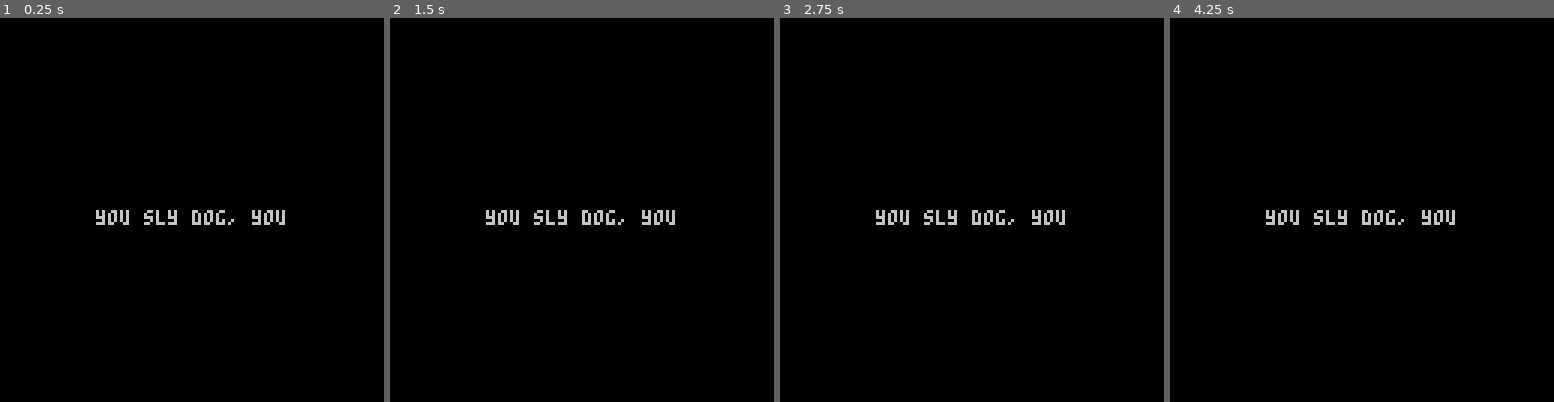
Above: before the commit, frames 1-4 (left to right).
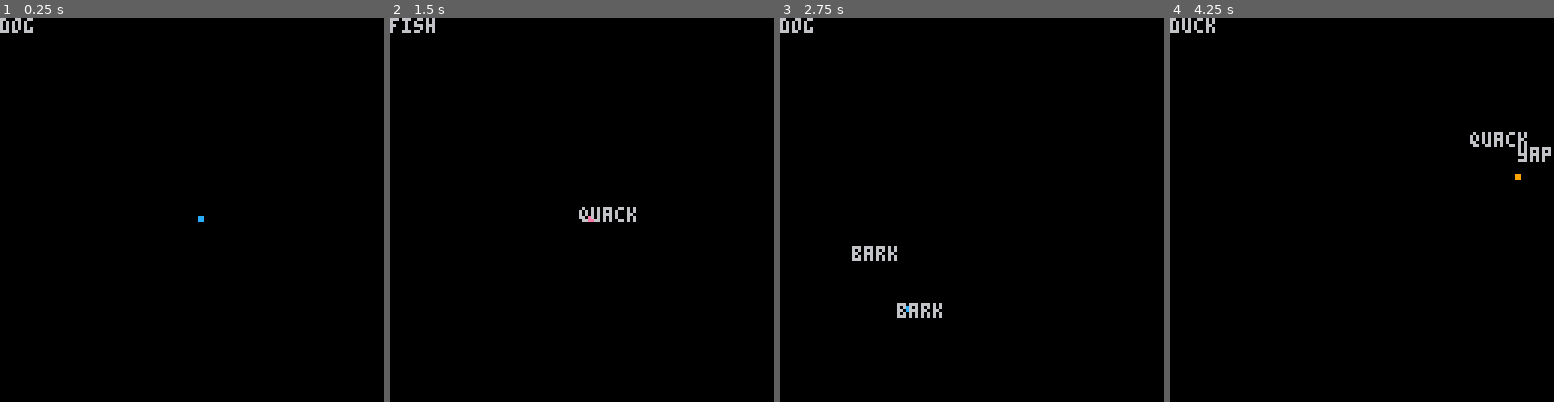
Above: after the commit, the same moments.

Repository: kitasuna/sheepdoggin
Game: PICO-8 cartridge sheepdoggin.p8
Two runs of this game, one before a commit and one after it. Both use one fixed random seed, a clock stepped at 60 frames per second and the inputs below.
Inputs:
- Up to frame 1 (0.25 s): no input
- Up to frame 2 (1.5 s): tap O (Z key) at 0.33, 0.7, 1.43 s; tap X (X key) at 1.07 s
- Up to frame 3 (2.75 s): hold Left 1.97-2.37 s; tap X (X key) at 2.07, 2.4, 2.73 s; tap O (Z key) at 2.22 s; hold Down from 2.42 s (still down)
- Up to frame 4 (4.25 s): release Down at 2.82 s; hold Right 2.87-3.53 s; tap X (X key) every 0.33 s from 3.07 to 4.07 s; tap O (Z key) at 3.1, 3.98 s; hold Up 3.58-4.08 s; hold Right from 4.13 s (still down)

The runs differ from the first frame. In frame 1, 0.9% of the frame differs, in the area x 0-75%, y 0-54%; in frame 2, 1.2%; in frame 3, 1.5%; in frame 4, 1.5%, in the area x 0-100%, y 0-54%.

Commit message:
basic player movement and barks

Diff:
--- a/_game.lua
+++ b/_game.lua
@@ -1,7 +1,8 @@
 function update_game(dt)
+  player:update()
 end
 
 function draw_game(dt)
   cls()
-  print("you sly dog, you", 32, 64)
+  player:draw()
 end
--- a/player.lua
+++ b/player.lua
@@ -1 +1,161 @@
 -- for player code
+player = {
+        x = 63,
+        y = 63,
+        dx = 0,
+        dy = 0,
+        max_dx = 1,
+        max_dy = 1,
+        acc = 0.25,
+        waddle = 0,
+        friction = 0.85,
+        flop = 0,
+        sprite = 1,
+        text = "bark",
+        mask = "dog",
+        bark = 1,
+        update = function(self)
+            self.dy *= self.friction
+            self.dx *= self.friction
+
+    -- controls
+			if btn(⬆️) then
+                self.dy -= self.acc
+                self.dx += rnd(self.waddle)
+                self.dx -= rnd(self.waddle)
+            end
+            if btn(⬇️) then
+                self.dy += self.acc
+                self.dx += rnd(self.waddle)
+                self.dx -= rnd(self.waddle)
+            end
+            if btn(⬅️) then
+                self.dx -= self.acc
+                self.dy += rnd(self.waddle)
+                self.dy -= rnd(self.waddle)
+            end
+            if btn(➡️) then
+                self.dx += self.acc
+                self.dy += rnd(self.waddle)
+                self.dy -= rnd(self.waddle)
+            end
+            if btnp(4) then
+                if self.mask == "dog" then
+                    self.mask = "chihuahua"
+                elseif self.mask == "chihuahua" then
+                    self.mask = "duck"
+                elseif self.mask == "duck" then
+                    self.mask = "fish"
+                elseif self.mask == "fish" then
+                    self.mask = "dog"
+                end
+            end
+            if (btnp(5)) new_bark(self.x + self.dx, self.y + self.dy, 4, 4, self.sound*self.dx, self.sound*self.dy)
+            local i, j=1, 1
+            while(objects[i]) do
+                if objects[i]:update() then
+                    if(i!=j) objects[j] = objects[i] objects[i] = nil
+                    j += 1
+                else
+                    objects[i] = nil
+                end
+                i += 1
+            end
+
+            if btn(⬆️) == false and btn(⬇️) == false and btn(⬅️) == false and btn(➡️) == false then
+                self.dx += rnd(self.flop)
+                self.dx -= rnd(self.flop)
+                self.dy += rnd(self.flop)
+                self.dy -= rnd(self.flop)
+            end
+
+            self.dx = mid(-self.max_dx, self.dx, self.max_dx)
+            self.dy = mid(-self.max_dy, self.dy, self.max_dy)
+            self.x += self.dx
+            self.y += self.dy
+
+     --masks
+            if self.mask == "dog" then
+    	        self.acc = 0.25
+                self.max_dx = 1
+                self.max_dy = 1
+                self.waddle = 0
+    	        self.sprite = 129
+                self.friction = 0.85
+                self.flop = 0
+                self.text = "bark"
+                self.sound = 2
+            end
+            if self.mask == "chihuahua" then
+                self.acc = 0.5
+                self.max_dx = 2
+                self.max_dy = 2
+                self.waddle = 0
+                self.sprite = 130
+                self.friction = 0.85
+                self.flop = 0
+                self.text = "yap"
+                self.sound = 1
+            end
+            if self.mask == "duck" then
+                self.acc = 0.15
+                self.max_dx = 0.75
+                self.max_dy = 0.75
+                self.waddle = 0.6
+                self.sprite = 131
+                self.friction = 0.85
+                self.flop = 0
+                self.text = "quack"
+                self.sound = 2
+            end
+            if self.mask == "fish" then
+                self.acc = 0.10
+                self.max_dx = 3
+                self.max_dy = 3
+                self.waddle = 0
+                self.sprite = 132
+                self.friction = 0.97
+                self.flop = 0.2
+                self.text = "flop"
+                self.sound = 0.1
+            end
+
+        end,
+
+        draw = function(self)
+            cls()
+            spr(self.sprite, self.x, self.y)
+            for b in all(objects) do
+                b:draw()
+            end
+            print(player.mask, 0, 0)
+        end
+    }
+
+-- handling barks
+objects = {}
+function bark_draw(o)
+    print(o.text, o.x, o.y)
+    --spr(o.sprite, o.x, o.y, 2, 1)
+end
+
+function bark_update(b)
+    b.dy *= 0.97
+    b.dx *= 0.97
+    b.x += b.dx
+    b.y += b.dy
+    b.time -= 1
+    return b.time > 0
+end
+
+function new_bark(x, y, w, h, dx, dy)
+    local b = {
+        x=x, y=y, dx=dx, dy=dy, w=w, h=h,
+        time = 40,
+        update = bark_update,
+        text = player.text,
+        draw = bark_draw
+    }
+    add(objects, b)
+    return b
+end
--- a/sheepdoggin.p8
+++ b/sheepdoggin.p8
@@ -1,5 +1,5 @@
 pico-8 cartridge // http://www.pico-8.com
-version 42
+version 43
 __lua__
 
 #include _game.lua
Not shown, changed: 64 lines of the sprite sheet (__gfx__) section of sheepdoggin.p8
